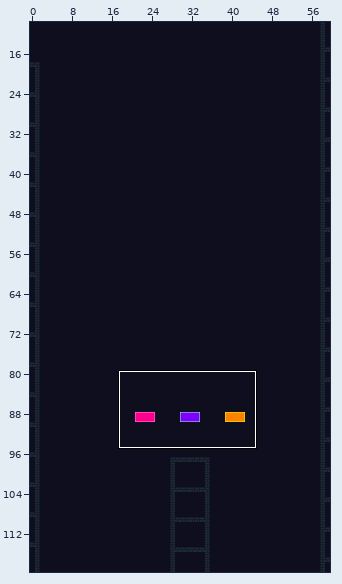
Two versions of a level (Tiled map, assets/tiles_NEW/tilemap.tmx). Above: a wide view before the commit, with the close-up outlined.
Close-up. Before the commit:
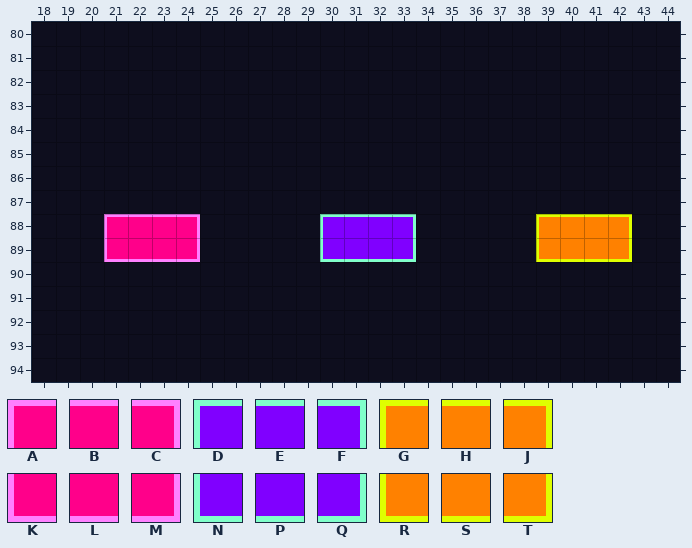
Cells are 8x8 px. Shown: x 18..44, y 80..94. The commit also changed other parts of the map, which this record leaves out.
Key: from "tileset": A 264, B 265, C 267, D 286, E 287, F 289, G 308, H 309, J 311, K 328, L 329, M 331, N 350, P 351, Q 353, R 372, S 373, T 375.
_ is an empty cell, # one hidden under a higher layer.
Layers that did not change in this view are not listed.
Layer "Yellow" before, first column x 30:
85 _______________
86 _______________
87 _______________
88 _________GHHJ__
89 _________RSST__
90 _______________
91 _______________
92 _______________
93 _______________
94 _______________
Layer "Blue" before, first column x 18:
85 ________________
86 ________________
87 ________________
88 ____________DEEF
89 ____________NPPQ
90 ________________
91 ________________
92 ________________
93 ________________
94 ________________
Layer "Red" before, first column x 18:
85 __________
86 __________
87 __________
88 ___ABBC___
89 ___KLLM___
90 __________
91 __________
92 __________
93 __________
94 __________
After the commit:
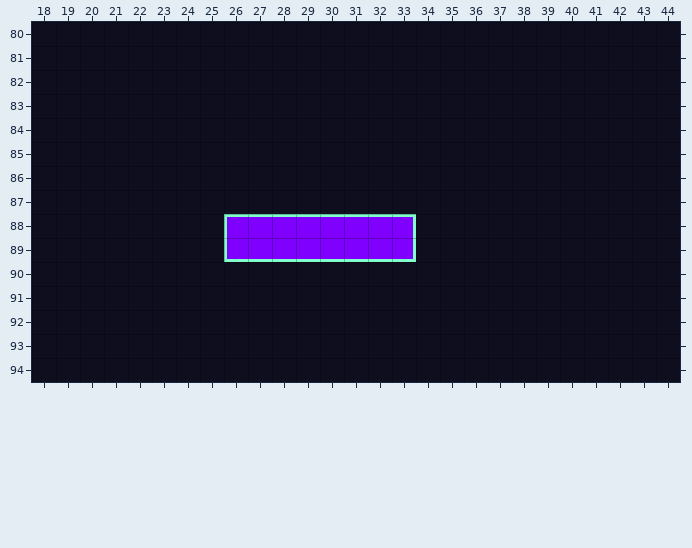
From old to new:
{"where": "layer \"Off\""}
{"y":88,"x":21,"old":"####","new":"____"}
{"y":88,"x":39,"old":"####","new":"____"}
{"y":89,"x":21,"old":"####","new":"____"}
{"y":89,"x":39,"old":"####","new":"____"}
{"where": "layer \"Yellow\""}
{"y":88,"x":39,"old":"GHHJ","new":"____"}
{"y":89,"x":39,"old":"RSST","new":"____"}
{"where": "layer \"Blue\""}
{"y":88,"x":26,"old":"____D","new":"DEEEE"}
{"y":89,"x":26,"old":"____N","new":"NPPPP"}
{"where": "layer \"Red\""}
{"y":88,"x":21,"old":"ABBC","new":"____"}
{"y":89,"x":21,"old":"KLLM","new":"____"}
